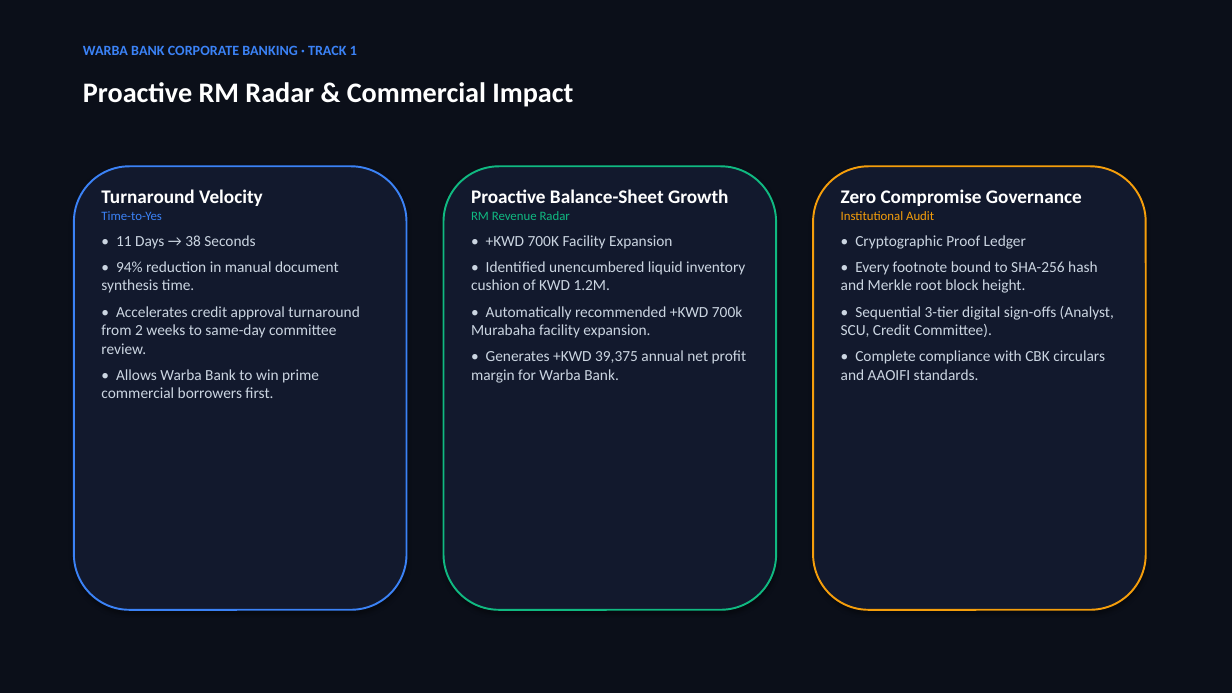
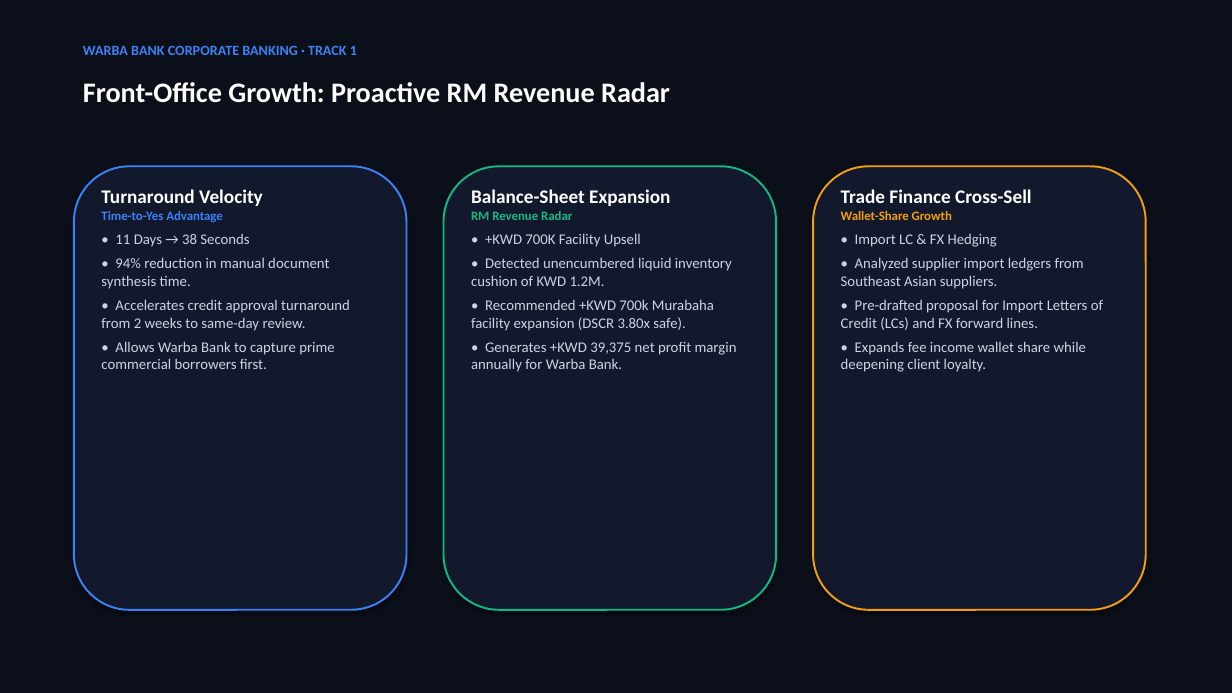
Before and after one commit to najimdeenadam7-wq/sanad, a slide deck: slide 10 of submission/SANAD_Pitch_Deck_Warba_Bank.pptx (slide 7 before the commit). Drawn at 1232x693 pixels with LibreOffice and Linux fonts; fonts in the diff are those of the drawing. Boxes give left, top, right and bottom in pixels: in the first picture for what was removed or moved away, otherwise in the second. Text is boxed around its words. In the diff, an @@ line names an element or a change of style, - is before the commit and + after.

```diff
--- a/submission/SANAD_Pitch_Deck_Warba_Bank.pptx
+++ b/submission/SANAD_Pitch_Deck_Warba_Bank.pptx
@@ text at bbox=[83, 82, 670, 103]: text changed @@
-Proactive RM Radar & Commercial Impact
+Front-Office Growth: Proactive RM Revenue Radar
@@ text at bbox=[101, 189, 350, 369]: text changed; bold on @@
-Time-to-Yes
+Time-to-Yes Advantage
@@ text "Balance-Sheet Expansion" at bbox=[471, 189, 737, 372]: bold on in "RM Revenue Radar" @@
@@ text at bbox=[471, 189, 670, 206]: text changed @@
-Proactive Balance-Sheet Growth
+Balance-Sheet Expansion
@@ text at bbox=[841, 189, 1103, 372]: text changed; size 12 to 11.5 pt @@
-Zero Compromise Governance
-Institutional Audit
-• Cryptographic Proof Ledger
-• Every footnote bound to SHA-256 hash and Merkle root block height.
-• Sequential 3-tier digital sign-offs (Analyst, SCU, Credit Committee).
-• Complete compliance with CBK circulars and AAOIFI standards.
+Trade Finance Cross-Sell
+Wallet-Share Growth
+• Import LC & FX Hedging
+• Analyzed supplier import ledgers from Southeast Asian suppliers.
+• Pre-drafted proposal for Import Letters of Credit (LCs) and FX forward lines.
+• Expands fee income wallet share while deepening client loyalty.
@@ text at bbox=[101, 234, 329, 289]: size 12 to 11.5 pt in "• 11 Days → 38 Seconds", "• 94% reduction in manual document synthesis ..."; less space between paragraphs @@
@@ text at bbox=[471, 233, 737, 372]: text changed; size 12 to 11.5 pt @@
-• +KWD 700K Facility Expansion
-• Identified unencumbered liquid inventory cushion of KWD 1.2M.
-• Automatically recommended +KWD 700k Murabaha facility expansion.
-• Generates +KWD 39,375 annual net profit margin for Warba Bank.
+• +KWD 700K Facility Upsell
+• Detected unencumbered liquid inventory cushion of KWD 1.2M.
+• Recommended +KWD 700k Murabaha facility expansion (DSCR 3.80x safe).
+• Generates +KWD 39,375 net profit margin annually for Warba Bank.
@@ text at bbox=[101, 299, 350, 369]: text changed; size 12 to 11.5 pt @@
-• Accelerates credit approval turnaround from 2 weeks to same-day committee review.
-• Allows Warba Bank to win prime commercial borrowers first.
+• Accelerates credit approval turnaround from 2 weeks to same-day review.
+• Allows Warba Bank to capture prime commercial borrowers first.
```
Also in this commit, not shown: 6 other slides changed, 6 slides added, 1 slide removed, 10 other files.
